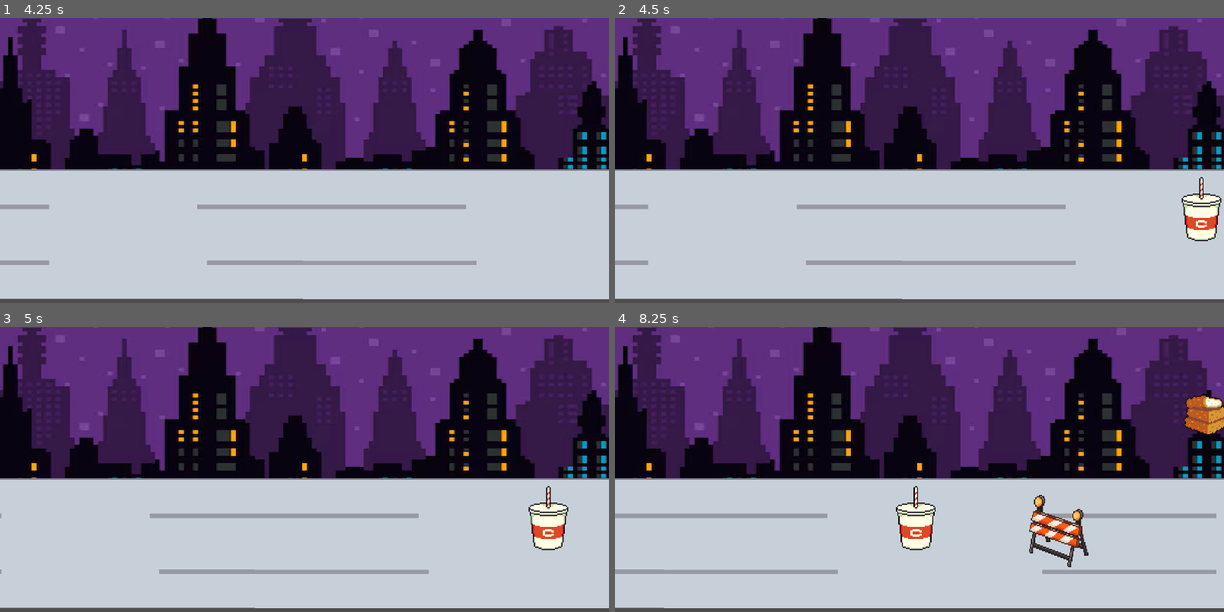
Above: before the commit, frames 1-4 (two rows, left to right).
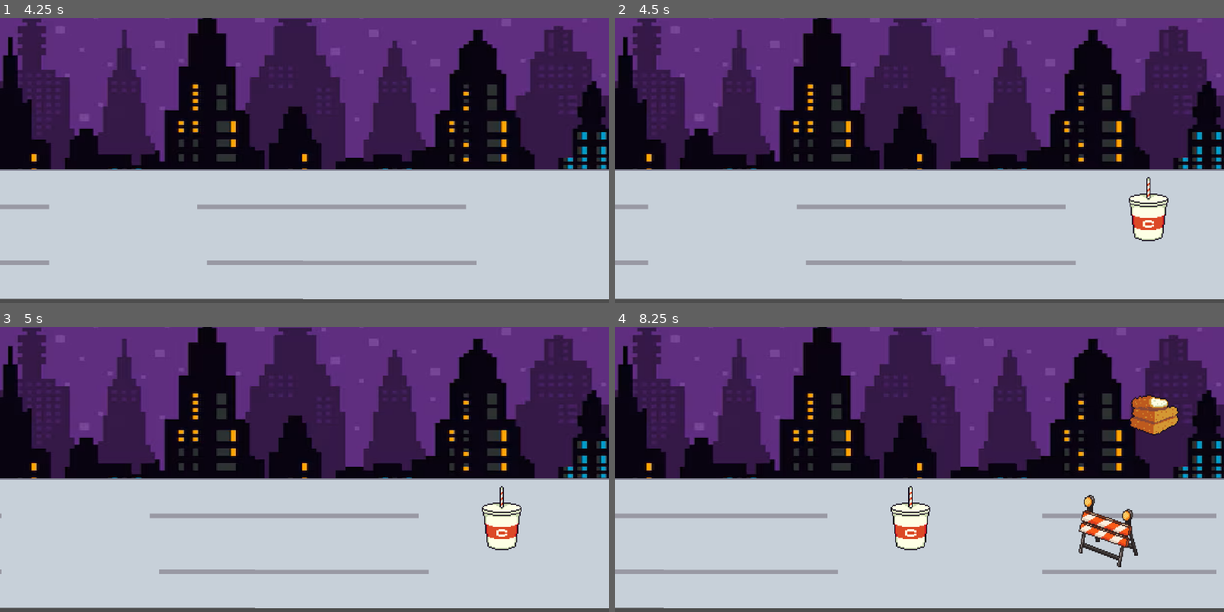
Above: after the commit, the same moments.

Repository: Fabian-Rodz/TinyGameJam
Game: Godot game, scene res://Scenes/start_screen.tscn
Same seed, same stepped clock (60 frames per second), same inputs: the game is played once before the commit and once after it. The engine's default icon, where the game draws it, is replaced by a stand-in: a white triangle on a blue panel in a dark square.
Inputs (mouse positions are in pixels of both pictures, inside the frame that each line leads up to):
- Up to frame 1 (4.25 s): click (18, 86) at 0.5 s; tap Enter (ui_accept) at 1.25, 1.52, 2, 2.27, 2.75, 3.5, 3.77 s; hold D (p1_forward) 1.28-2.03 s; tap Left (p2_back) at 1.35 s; hold A (p1_back) 2.03-2.78 s; tap Down (p2_down) at 2.1 s; hold D (p1_forward) from 2.78 s (still down); tap Right (p2_forward) at 2.85 s; tap Up (p2_up) at 3.6 s
- Up to frame 2 (4.5 s): tap Enter (ui_accept) at 4.25 s; release D (p1_forward) at 4.28 s; hold A (p1_back) from 4.28 s (still down); tap Left (p2_back) at 4.35 s
- Up to frame 3 (5 s): keep holding A (p1_back); tap Enter (ui_accept) at 4.52 s
- Up to frame 4 (8.25 s): tap Down (p2_down) at 5.1, 8.1 s; tap Enter (ui_accept) at 5.27, 6.77, 7.52 s; tap Right (p2_forward) at 5.85 s; release A (p1_back) at 6.53 s; hold D (p1_forward) from 6.53 s (still down); tap Up (p2_up) at 6.6 s; tap Left (p2_back) at 7.35 s

Frame 1 is identical in both runs. In frame 2, 1.9% of the frame differs, in the area x 84-100%, y 55-79%; in frame 3, 1.9%; in frame 4, 4.5%, in the area x 45-100%, y 23-85%.

Commit message:
made food dissapear

Diff:
--- a/Scenes/Obstacle1.gd
+++ b/Scenes/Obstacle1.gd
@@ -1,6 +1,6 @@
 extends CharacterBody2D
 
-@export var speed: float = 300.0
+@export var speed: float = 250.0
 
 func _physics_process(_delta: float) -> void:
 	velocity = Vector2(-speed, 0)
--- a/Scenes/food.gd
+++ b/Scenes/food.gd
@@ -1,6 +1,6 @@
 extends Area2D
 
-@export var speed: float = 300.0
+@export var speed: float = 250.0
 # Called when the node enters the scene tree for the first time.
 func _ready() -> void:
 	var food_types = Array($AnimatedSprite2D.sprite_frames.get_animation_names())
@@ -10,9 +10,9 @@
 
 # Called every frame. 'delta' is the elapsed time since the previous frame.
 func _process(delta: float) -> void:
-	position.x -= speed * delta
+	global_position += Vector2(-speed * delta, 0)
 
-	if global_position.x < -500:
+	if global_position.x < -40:
 		queue_free()
 	#queue_free()
 
--- a/Scenes/food.tscn
+++ b/Scenes/food.tscn
@@ -64,6 +64,7 @@
 [node name="AnimatedSprite2D" type="AnimatedSprite2D" parent="." unique_id=206557578]
 sprite_frames = SubResource("SpriteFrames_4hb68")
 animation = &"burger"
+offset = Vector2(-50, 0)
 
 [node name="CollisionShape2D" type="CollisionShape2D" parent="." unique_id=1334590341]
 shape = SubResource("CircleShape2D_t0fp1")
